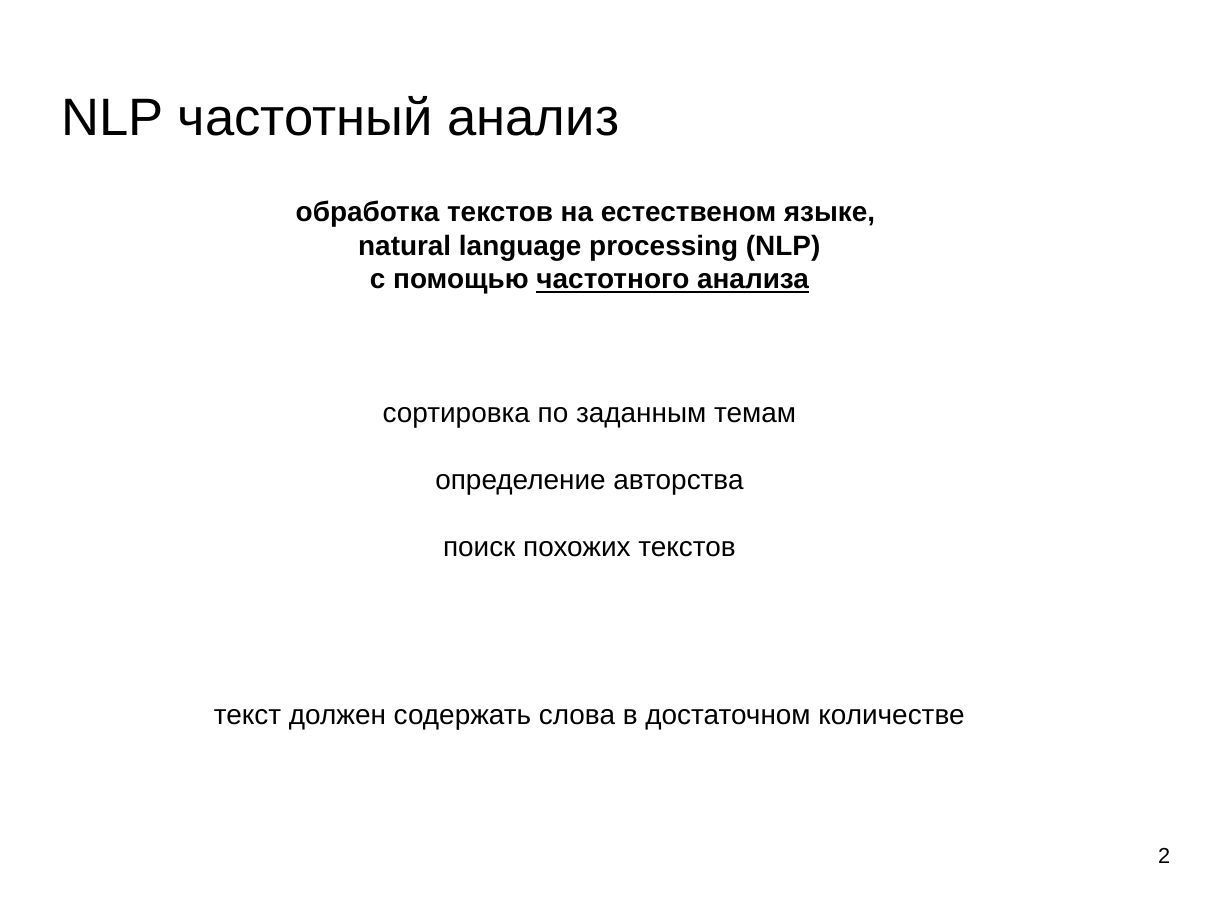
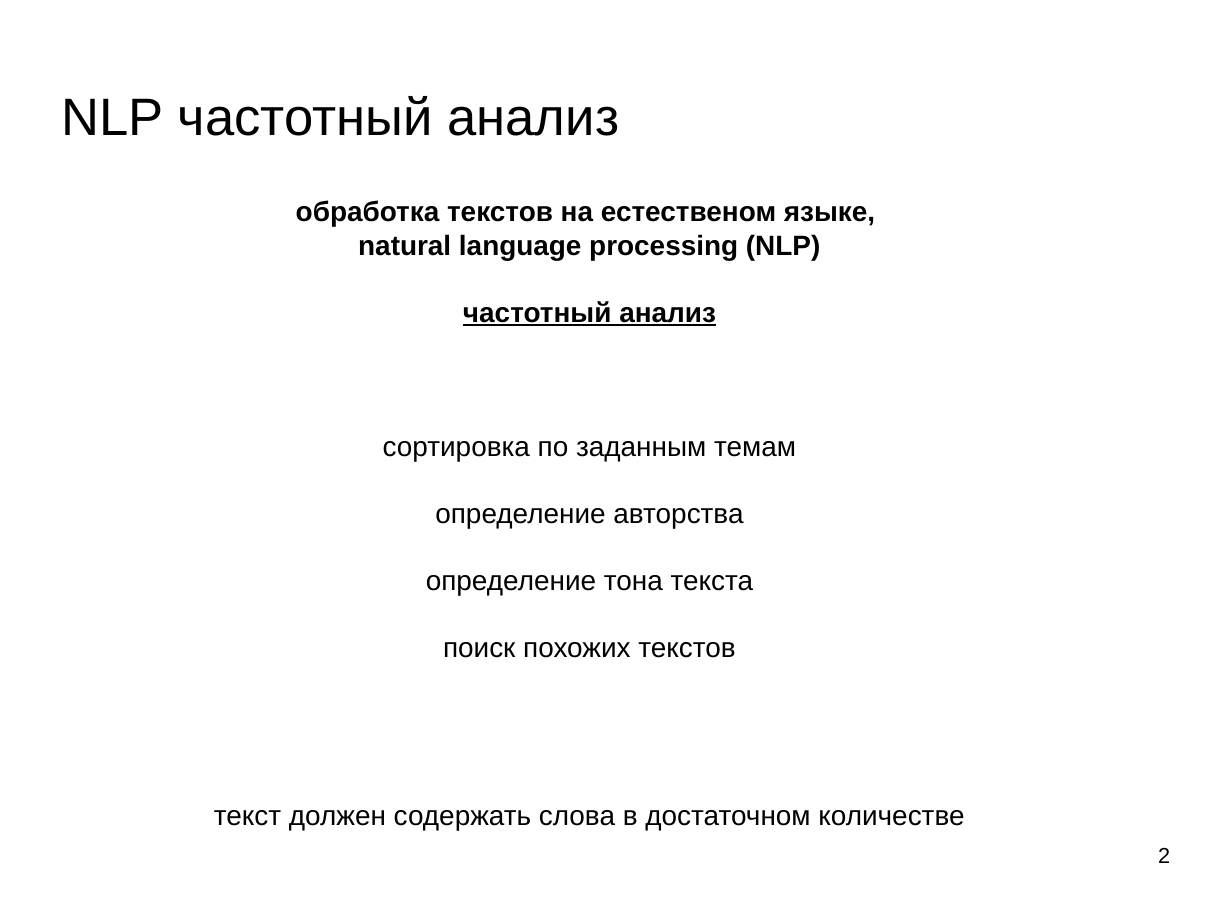
Before and after one commit to mechanoid5/ml_lectorium_legacy, a slide deck: slide 2 of 13-text-proc.odp. Drawn at 1232x924 pixels with LibreOffice and Linux fonts; fonts in the diff are those of the drawing; background and template pictures are left out. Boxes give left, top, right and bottom in pixels: in the first picture for what was removed or moved away, otherwise in the second. Text is boxed around its words. In the diff, an @@ line names an element or a change of style, - is before the commit and + after.

```diff
--- a/13-text-proc.odp
+++ b/13-text-proc.odp
@@ text at (463,301,716,326): text changed @@
-с помощью частотного анализа
+частотный анализ
@@ text at (426,575,754,595): paragraph added @@
+определение тона текста
```
Also in this commit, not shown: 6 other slides changed, 5 slides added, 2 other files.
